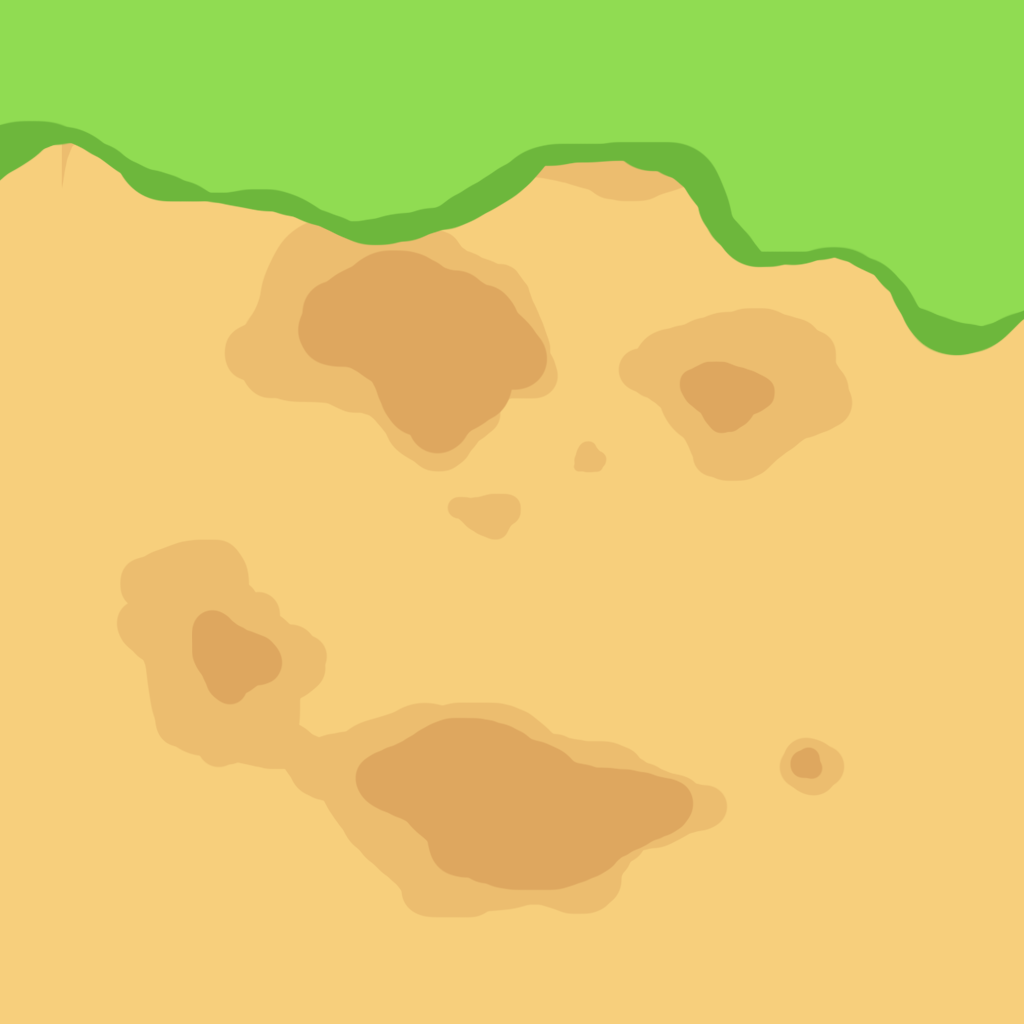
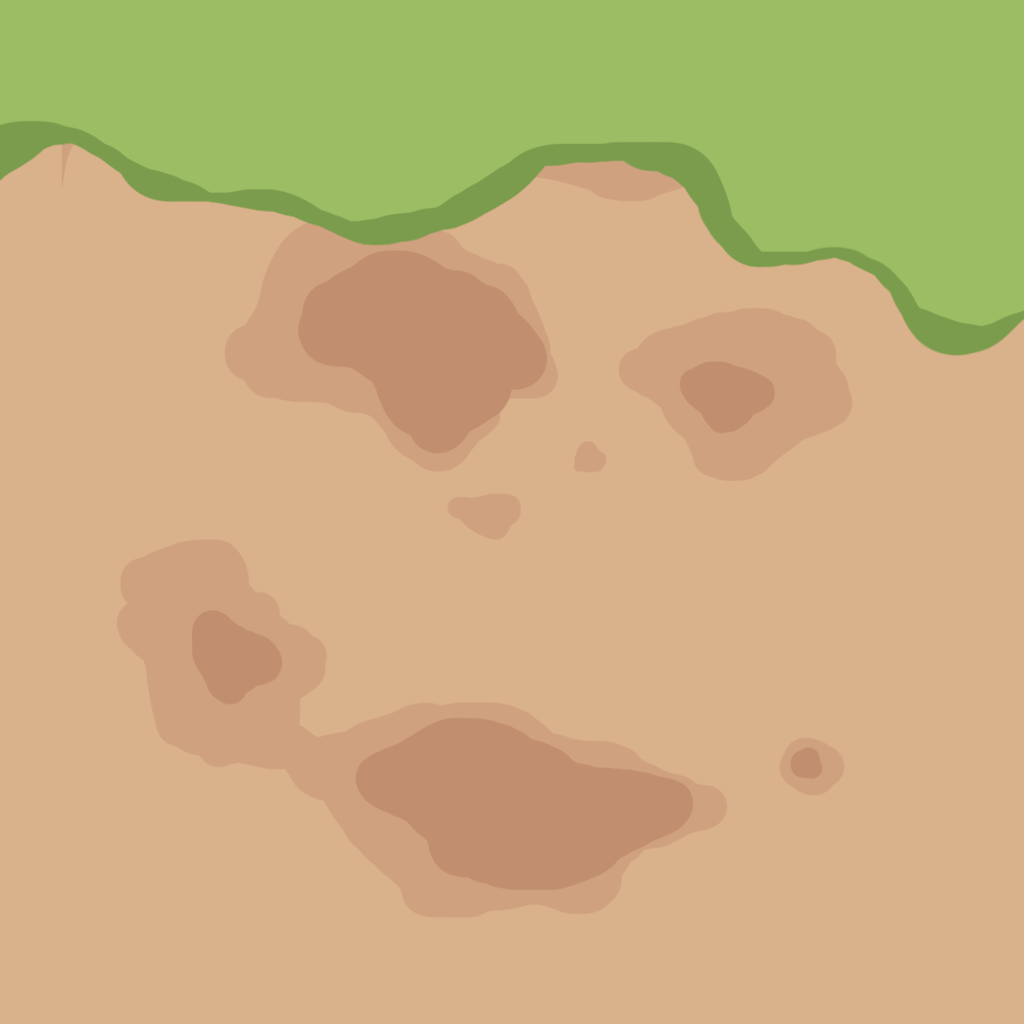
Revision of a layered 1024x1024 image; what changed, layer by layer:
pixels changed over (x1=0, y1=0, x2=1024, y2=1024) (layer not identified)
